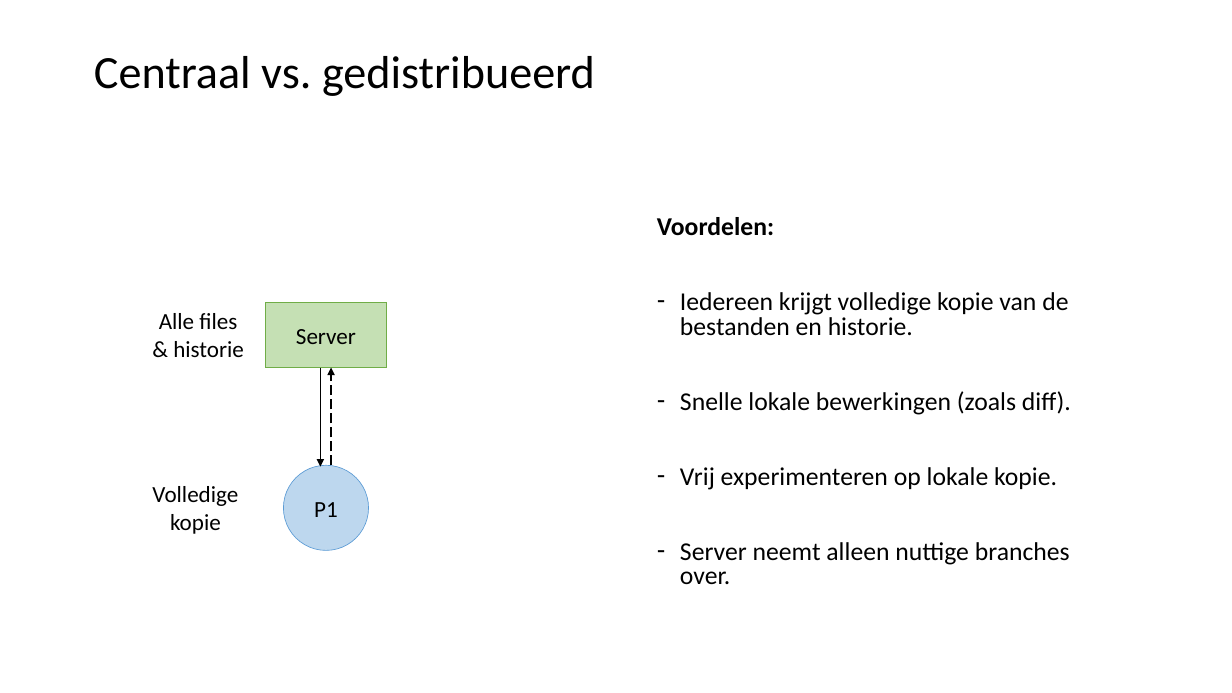
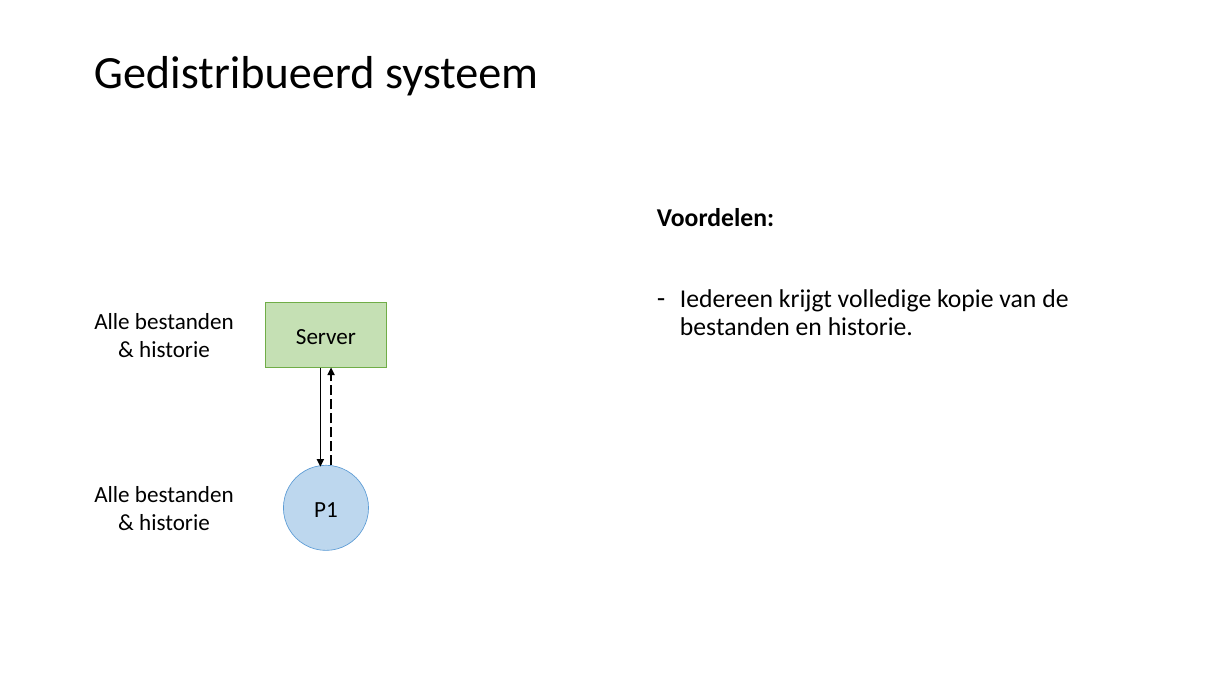
Before and after one commit to LFKoning/knowledge-sharing, a slide deck: slide 5 of git_course/2_collaboration/git_collaboration.pptx. Drawn at 1232x693 pixels with LibreOffice and Linux fonts; fonts in the diff are those of the drawing. Boxes give left, top, right and bottom in pixels: in the first picture for what was removed or moved away, otherwise in the second. Text is boxed around its words. In the diff, an @@ line names an element or a change of style, - is before the commit and + after.

```diff
--- a/git_course/2_collaboration/git_collaboration.pptx
+++ b/git_course/2_collaboration/git_collaboration.pptx
@@ title at [94, 56, 538, 96]: text changed @@
-Centraal vs. gedistribueerd
+Gedistribueerd systeem
@@ text "Voordelen:": place and size @@
-text "Voordelen:" at [657, 217, 1071, 584]
+text "Voordelen:" at [657, 208, 1068, 335]
@@ text "Voordelen:" at [657, 208, 1068, 335]: line spacing 0.8 to 0.9 @@
@@ text "Alle bestanden": place and size @@
-text "Alle bestanden" at [159, 313, 244, 357]
+text "Alle bestanden" at [94, 313, 234, 357]
@@ text at [94, 313, 234, 329]: text changed @@
-Alle files
+Alle bestanden
@@ text at [680, 391, 1071, 584]: paragraphs removed @@
-– Snelle lokale bewerkingen (zoals diff).
-– Vrij experimenteren op lokale kopie.
-– Server neemt alleen nuttige branches over.
@@ text added at [94, 486, 234, 530], 18 pt, text #000000 @@
+Alle bestanden
+& historie
@@ text removed at [152, 486, 238, 534] @@
-Volledige
-kopie
```
Also in this commit, not shown: 48 other slides changed, 7 slides added, 4 slides removed, 2 other files.
